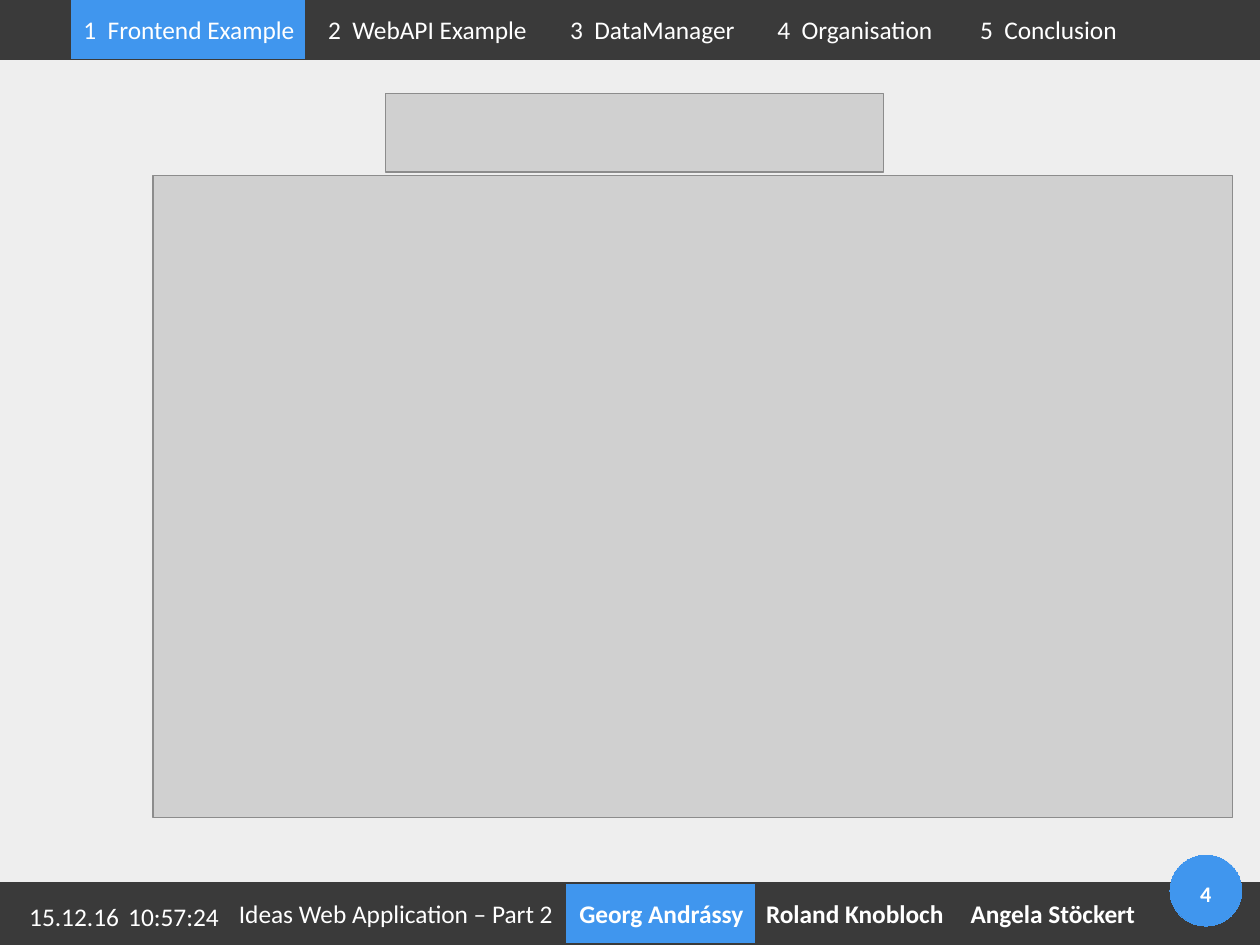
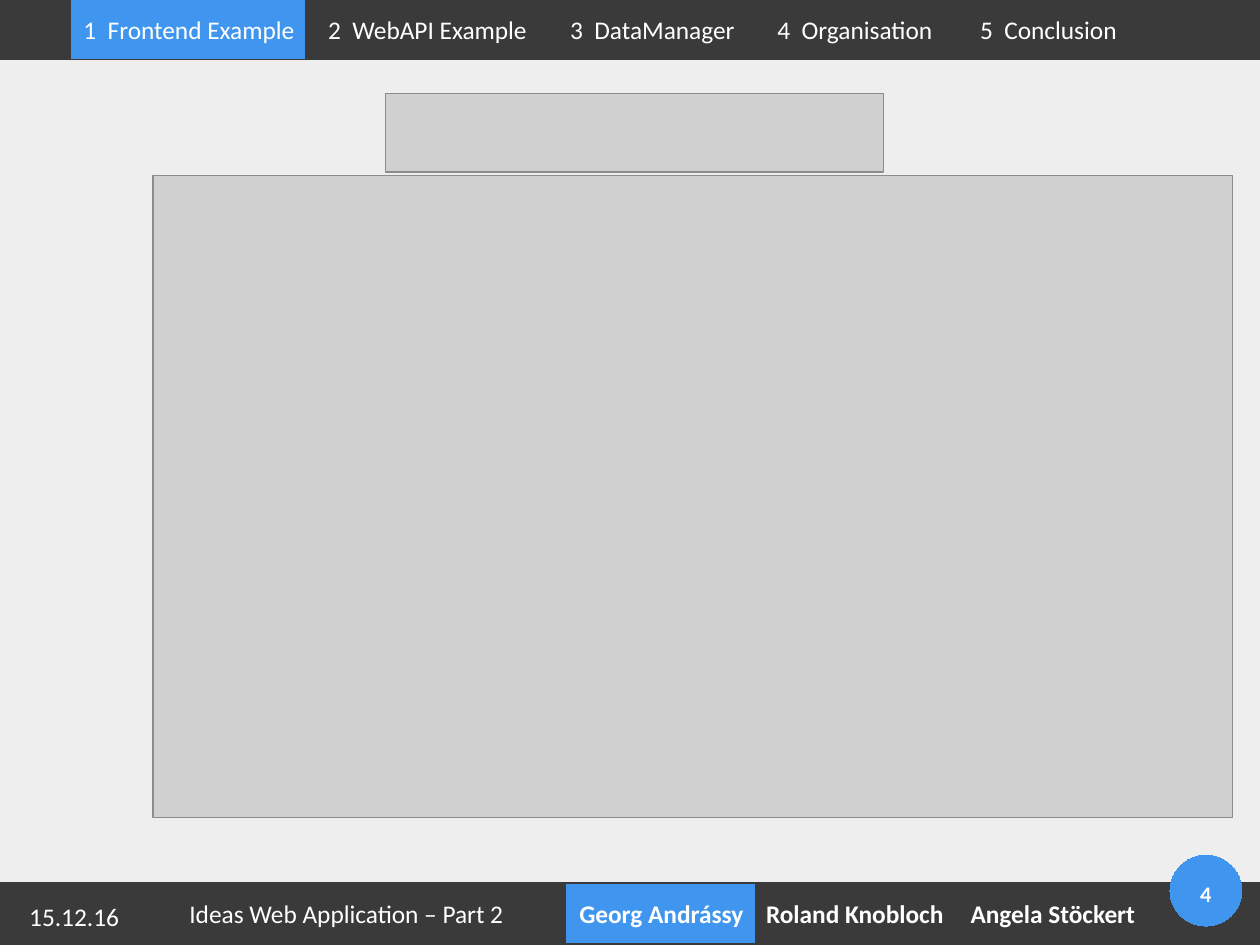
Before and after one commit to Geopras/IdeaWatcher, a slide deck: slide 4 of presentation/part2.odp. Drawn at 1260x945 pixels with LibreOffice and Linux fonts; fonts in the diff are those of the drawing; grey boxes stand for pictures; background and template pictures are left out. Boxes give left, top, right and bottom in pixels: in the first picture for what was removed or moved away, otherwise in the second. Text is boxed around its words. In the diff, an @@ line names an element or a change of style, - is before the commit and + after.

```diff
--- a/presentation/part2.odp
+++ b/presentation/part2.odp
@@ rectangle "Ideas Web Application – Part ...": place and size @@
-rectangle "Ideas Web Application – Part ..." at (234, 885, 558, 943)
+rectangle "Ideas Web Application – Part ..." at (184, 885, 508, 943)
@@ text removed at (128, 909, 218, 926) @@
-10:57:24
```
Also in this commit, not shown: 24 other slides changed, 1 slide added, 2 other files.
